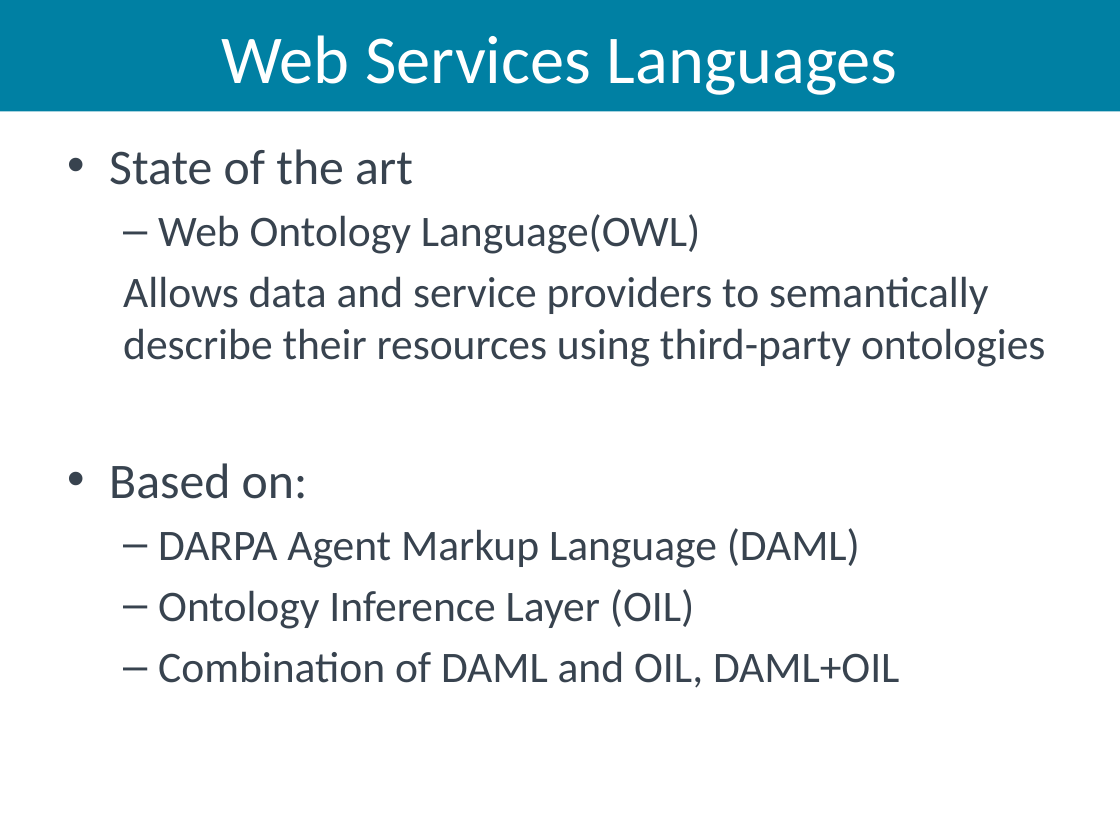
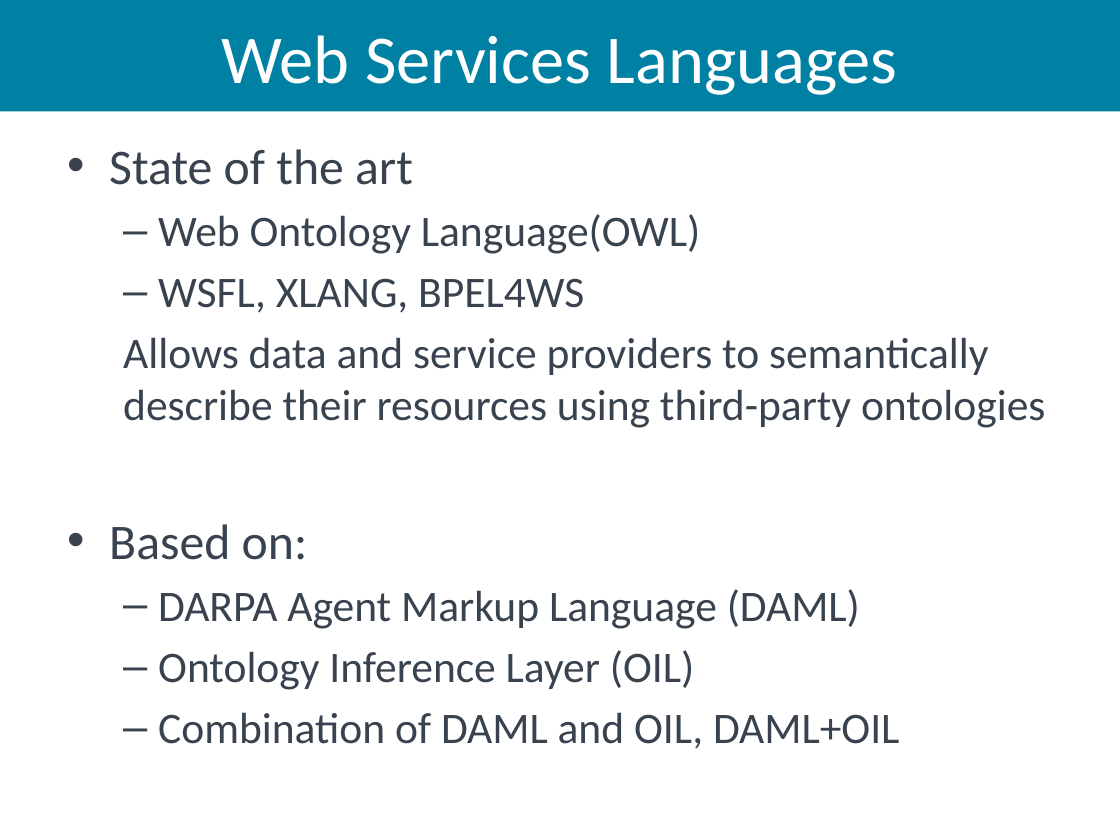
Before and after one commit to aiked/cs565, a slide deck: slide 6 of presentation/michath_slides.pptx (slide 4 before the commit). Drawn at 1120x840 pixels with LibreOffice and Linux fonts; fonts in the diff are those of the drawing. Boxes give left, top, right and bottom in pixels: in the first picture for what was removed or moved away, otherwise in the second. Text is boxed around its words. In the diff, an @@ line names an element or a change of style, - is before the commit and + after.

```diff
--- a/presentation/michath_slides.pptx
+++ b/presentation/michath_slides.pptx
@@ text at (158,278,584,313): paragraph added @@
+  – WSFL, XLANG, BPEL4WS
```
Also in this commit, not shown: 4 other slides changed, 32 slides added.
